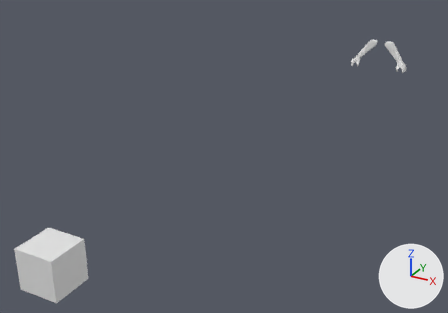
One commit to the FBX model Assets/Assets/Animations/AirshipRig.fbx: the scene before it, then after it.
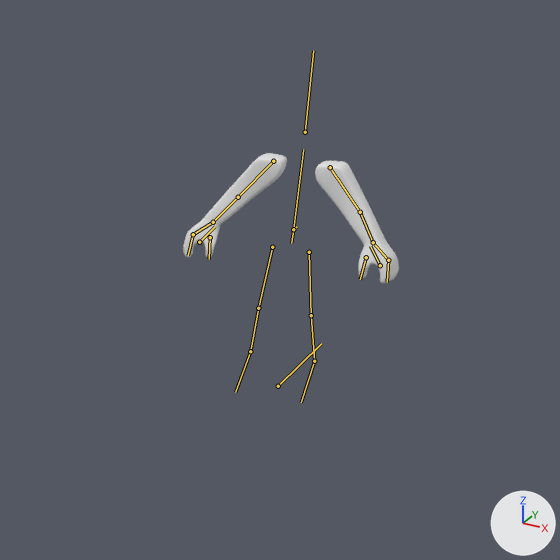
Each version appears first whole from a 50 mm camera at (3.41, -13.2, 4.4) aimed at (-0.72, -5.69, 0.65), and next in a close-up on the part from 68% to 100% of the width and 0% to 46% of the height. Arrows for +X, +Y and +Z are at lower right; the lights stay in place. The bones that bend it are drawn over the model as lines in the close-ups.

Names of what the first close-up shows: 'Arms_ViewModel'.
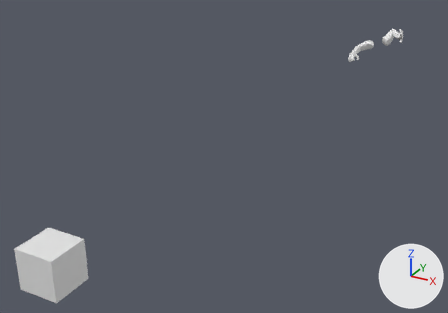
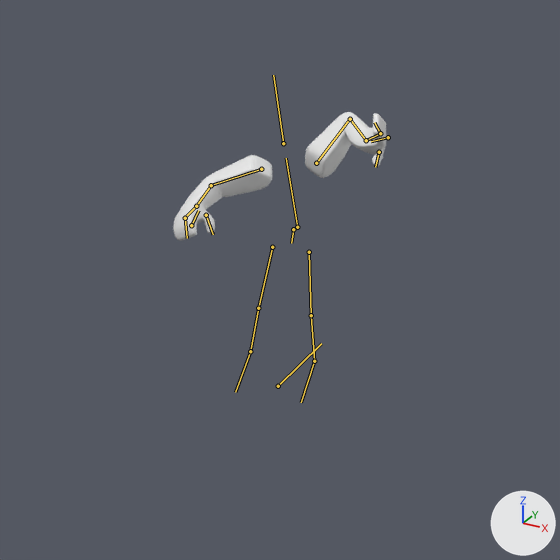
The newer file adds an action. The first version stands in its rest pose; the second is drawn at frame 7 of the action 'VM_JumpLWallrun'.

Boxes [x1, y1, x2, y2] around the edits, measured in the close-ups (560 x 560 px):
'Arms_ViewModel', posed
    before: [183, 153, 399, 284]
    after: [173, 112, 387, 241]
bone 'spine', root to tip
    before: (293, 229) to (303, 149)
    after: (297, 227) to (286, 158)
bone 'upper_arm.L', root to tip
    before: (330, 167) to (360, 212)
    after: (316, 163) to (350, 118)
bone 'forearm.L', root to tip
    before: (360, 212) to (373, 242)
    after: (350, 119) to (366, 141)
bone 'hand.L', root to tip
    before: (373, 242) to (387, 258)
    after: (366, 140) to (379, 134)
bone 'fingers.L', root to tip
    before: (388, 260) to (387, 282)
    after: (380, 133) to (374, 122)
bone 'thumb.L', root to tip
    before: (366, 257) to (360, 279)
    after: (379, 152) to (375, 167)
bone 'upper_arm.R', root to tip
    before: (273, 161) to (238, 197)
    after: (261, 169) to (210, 185)
bone 'forearm.R', root to tip
    before: (238, 197) to (213, 222)
    after: (211, 185) to (196, 206)
bone 'hand.R', root to tip
    before: (213, 222) to (194, 233)
    after: (196, 206) to (185, 217)

The edits, one by one:
Bone 'spine' (bone_spine) moves from (0.0, 0.0, 0.0) to (0.005, 0.006, -0.062).
Bone 'spine' (bone_spine) turns from (0, 0, 0) to (27, 23, 21) degrees about its own x, y and z.
Bone 'upper_arm.L' (bone_upper_arm_l) turns from (0, 0, 0) to (-25, 19, 74) degrees about its own x, y and z.
Bone 'forearm.L' (bone_forearm_l) moves from (0.0, 0.0, 0.0) to (0.0, -0.004, 0.002).
Bone 'forearm.L' (bone_forearm_l) turns from (0, 0, 0) to (80, -5, 3) degrees about its own x, y and z.
Bone 'hand.L' (bone_hand_l) moves from (0.0, 0.0, 0.0) to (-0.001, -0.005, -0.001).
Bone 'hand.L' (bone_hand_l) turns from (0, 0, 0) to (-34, 15, 12) degrees about its own x, y and z.
Bone 'fingers.L' (bone_fingers_l) turns from (0, 0, 0) to (6, 9, 97) degrees about its own x, y and z.
Bone 'thumb.L' (bone_thumb_l) turns from (0, 0, 0) to (2, -1, 82) degrees about its own x, y and z.
Bone 'upper_arm.R' (bone_upper_arm_r) moves from (0.0, 0.0, 0.0) to (0.003, -0.04, -0.034).
Bone 'upper_arm.R' (bone_upper_arm_r) turns from (0, 0, 0) to (-15, 6, -37) degrees about its own x, y and z.
Bone 'forearm.R' (bone_forearm_r) moves from (0.0, 0.0, 0.0) to (0.0, -0.003, 0.002).
Bone 'forearm.R' (bone_forearm_r) turns from (0, 0, 0) to (41, 6, -3) degrees about its own x, y and z.
Bone 'hand.R' (bone_hand_r) moves from (0.0, 0.0, 0.0) to (0.001, -0.003, -0.001).
Bone 'hand.R' (bone_hand_r) turns from (0, 0, 0) to (11, 23, 12) degrees about its own x, y and z.
